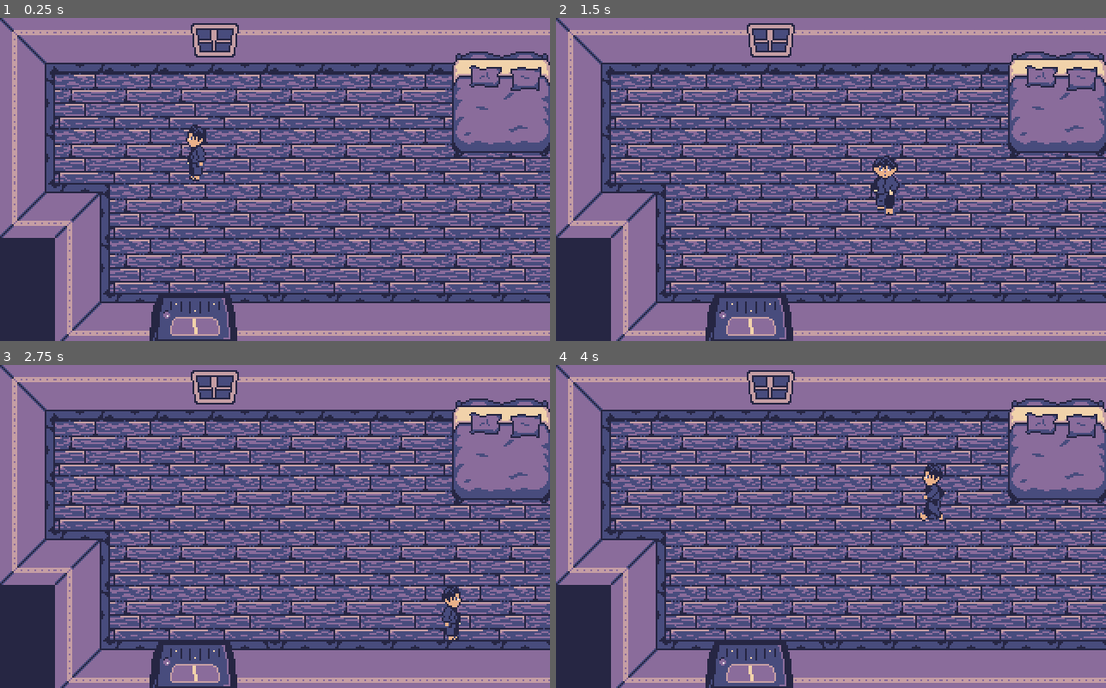
Above: before the commit, frames 1-4 (two rows, left to right).
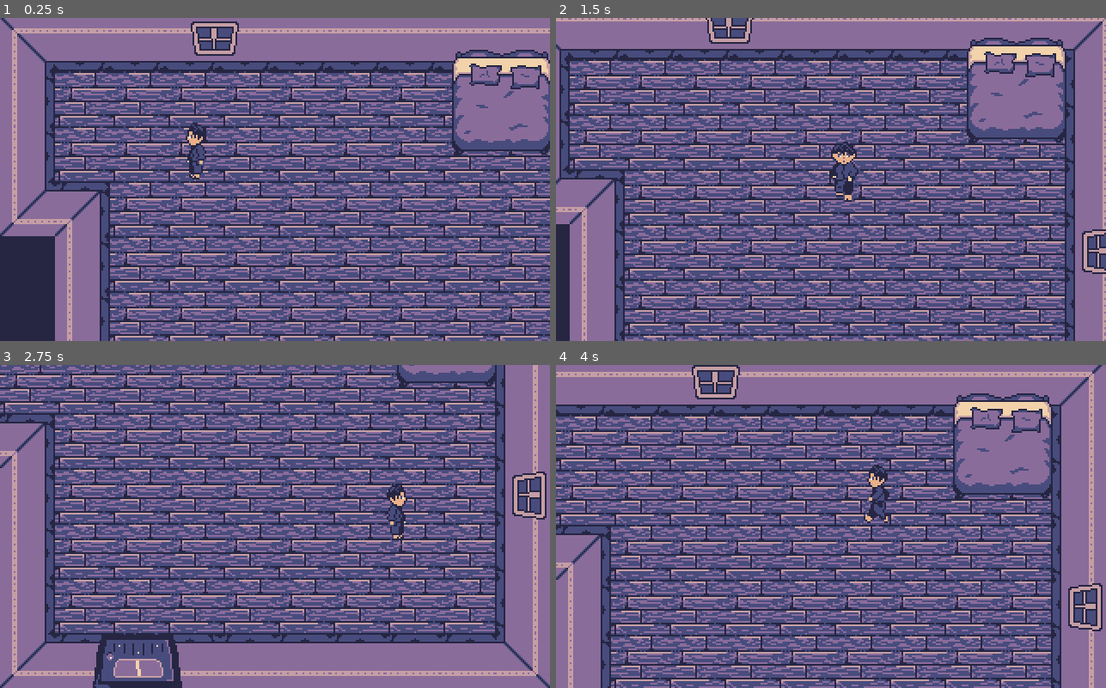
Above: after the commit, the same moments.

Repository: chickendude/dark-pages
Game: Godot game, scene res://Maps/MomsRoom.tscn
Same seed, same stepped clock (60 frames per second), same inputs: the game is played once before the commit and once after it. This scene is started directly instead of the project's main scene.
Inputs:
- Up to frame 1 (0.25 s): no input
- Up to frame 2 (1.5 s): tap Enter (ui_accept) at 0.5, 0.77 s; hold Right (ui_right) 0.53-1.28 s; hold Down (ui_down) from 1.28 s (still down)
- Up to frame 3 (2.75 s): tap Enter (ui_accept) at 1.52 s; release Down (ui_down) at 2.03 s; hold Right (ui_right) from 2.03 s (still down)
- Up to frame 4 (4 s): release Right (ui_right) at 2.78 s; hold Up (ui_up) 2.78-3.53 s; tap Enter (ui_accept) at 3.02, 3.77 s; hold Left (ui_left) from 3.53 s (still down)

The runs differ from the first frame. In frame 1, 51% of the frame differs, in the area x 0-100%, y 0-100%; in frame 2, 60%; in frame 3, 65%; in frame 4, 64%.

Commit message:
Fix windows in mom's room.

Diff:
--- a/Maps/Hallway.tscn
+++ b/Maps/Hallway.tscn
@@ -42,6 +42,10 @@
 
 [node name="MomsDoor" parent="YSort/Doors" instance=ExtResource( 5 )]
 position = Vector2( 304, 31 )
+map_name = "MomsRoom"
+x = 3.0
+y = 7.0
+direction = Vector2( 0, -1 )
 
 [node name="BathroomDoor" parent="YSort/Doors" instance=ExtResource( 5 )]
 position = Vector2( 32, 271 )
--- a/Maps/MomsRoom.tscn
+++ b/Maps/MomsRoom.tscn
@@ -7,6 +7,7 @@
 [ext_resource path="res://data/sprites/objects/bed.png" type="Texture" id=5]
 [ext_resource path="res://Objects/Door.tscn" type="PackedScene" id=6]
 [ext_resource path="res://Objects/Window.tscn" type="PackedScene" id=7]
+[ext_resource path="res://UI/TextBox.tscn" type="PackedScene" id=8]
 
 [sub_resource type="RectangleShape2D" id=1]
 extents = Vector2( 25, 28 )
@@ -16,14 +17,17 @@
 [node name="FloorTilemap" type="TileMap" parent="."]
 tile_set = ExtResource( 1 )
 cell_size = Vector2( 32, 32 )
+collision_layer = 0
+collision_mask = 0
 format = 1
-tile_data = PoolIntArray( 0, 0, 0, 1, 0, 0, 2, 0, 0, 3, 0, 0 …(704 unchanged characters)… 327687, 0, 0, 327688, 0, 0, 327689, 0, 0 )
+tile_data = PoolIntArray( 0, 0, 0, 1, 0, 0, 2, 0, 0, 3, 0, 0 …(704 unchanged characters)… 327687, 0, 0, 327688, 0, 0, 327689, 0, 0, 393218, 0, 0, 393219, 0, 0, 393220, 0, 0, 393221, 0, 0, 393222, 0, 0, 393223, 0, 0, 393224, 0, 0, 393225, 0, 0, 458755, 0, 0 )
 
 [node name="WallTilemap" type="TileMap" parent="."]
 tile_set = ExtResource( 4 )
 cell_size = Vector2( 32, 32 )
+collision_mask = 0
 format = 1
-tile_data = PoolIntArray( 0, 0, 0, 1, 0, 1, 2, 0, 1, 3, 0, 1 …(191 unchanged characters)… 44, 0, 65537, 262145, 0, 65536, 262154, 0, 65538, 327680, 0, 65537, 327681, 0, 131072, 327682, 0, 262147, 327684, 0, 262148, 327685, 0, 131073, 327686, 0, 131073, 327687, 0, 131073, 327688, 0, 131073, 327689, 0, 131073, 327690, 0, 131074 )
+tile_data = PoolIntArray( 0, 0, 0, 1, 0, 1, 2, 0, 1, 3, 0, 1 …(191 unchanged characters)… 44, 0, 65537, 262145, 0, 65536, 262154, 5, 0, 327680, 0, 65537, 327681, 0, 65536, 327690, 0, 65538, 393216, 0, 65537, 393217, 0, 65536, 393226, 0, 65538, 458752, 0, 65537, 458753, 0, 131072, 458754, 0, 262147, 458756, 0, 262148, 458757, 0, 131073, 458758, 0, 131073, 458759, 0, 131073, 458760, 0, 131073, 458761, 0, 131073, 458762, 0, 131074 )
 
 [node name="YSort" type="YSort" parent="."]
 
@@ -41,17 +45,34 @@
 rotation = 1.5708
 shape = SubResource( 1 )
 
-[node name="Door" parent="YSort/Furniture" instance=ExtResource( 6 )]
-position = Vector2( 113, 160 )
+[node name="HallwayDoor" parent="YSort/Furniture" instance=ExtResource( 6 )]
+position = Vector2( 112, 225 )
 rotation = 3.14159
+map_name = "Hallway"
+x = 9.0
+y = 1.0
+direction = Vector2( 0, 1 )
 
-[node name="Window" parent="YSort/Furniture" instance=ExtResource( 7 )]
+[node name="WindowTop" parent="YSort/Furniture" instance=ExtResource( 7 )]
 position = Vector2( 125, 33 )
 text = "Rain..."
+
+[node name="WindowRight" parent="YSort/Furniture" instance=ExtResource( 7 )]
+position = Vector2( 320, 144 )
+rotation = 1.5708
+text = "Mom and I used to watch the cars drive by from here."
 
 [node name="Will" parent="YSort" instance=ExtResource( 3 )]
 position = Vector2( 116, 95 )
 
+[node name="RemoteTransform2D" type="RemoteTransform2D" parent="YSort/Will"]
+remote_path = NodePath("../../../Camera2D")
+update_rotation = false
+update_scale = false
+
 [node name="Camera2D" parent="." instance=ExtResource( 2 )]
+position = Vector2( 116, 95 )
 limit_left = 0
 limit_right = 352
+
+[node name="TextBox" parent="." instance=ExtResource( 8 )]
--- a/Singletons/Event.gd
+++ b/Singletons/Event.gd
@@ -22,8 +22,8 @@
 
 # load a map and place the player in the proper coordinates
 func load_map(map_name, x, y, direction : Vector2):
-	print(map_name)
-	print(direction)
+#	print(map_name)
+#	print(direction)
 	game_started = true
 	var offset_y : int
 	var offset_x : int
--- a/TileSets/Walls.tres
+++ b/TileSets/Walls.tres
@@ -359,3 +359,17 @@
 4/shape_one_way_margin = 0.0
 4/shapes = [  ]
 4/z_index = 0
+5/name = "house.png 5"
+5/texture = ExtResource( 1 )
+5/tex_offset = Vector2( 0, 0 )
+5/modulate = Color( 1, 1, 1, 1 )
+5/region = Rect2( 160, 32, 32, 32 )
+5/tile_mode = 0
+5/occluder_offset = Vector2( 0, 0 )
+5/navigation_offset = Vector2( 0, 0 )
+5/shape_offset = Vector2( 0, 0 )
+5/shape_transform = Transform2D( 1, 0, 0, 1, 0, 0 )
+5/shape_one_way = false
+5/shape_one_way_margin = 0.0
+5/shapes = [  ]
+5/z_index = 0
Not shown: 1 places in Maps/MomsRoom.tscn that only renumber resources
